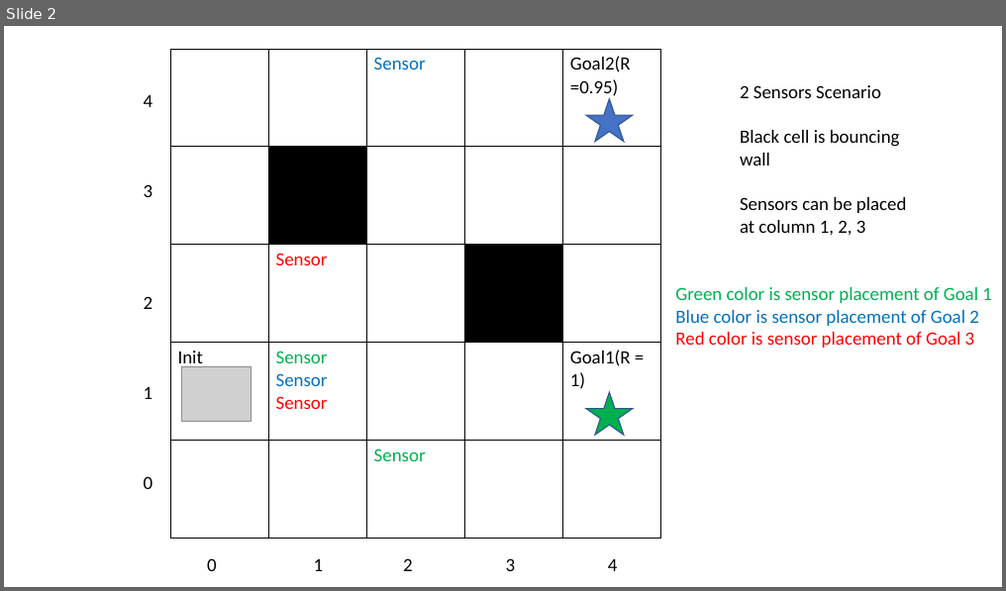
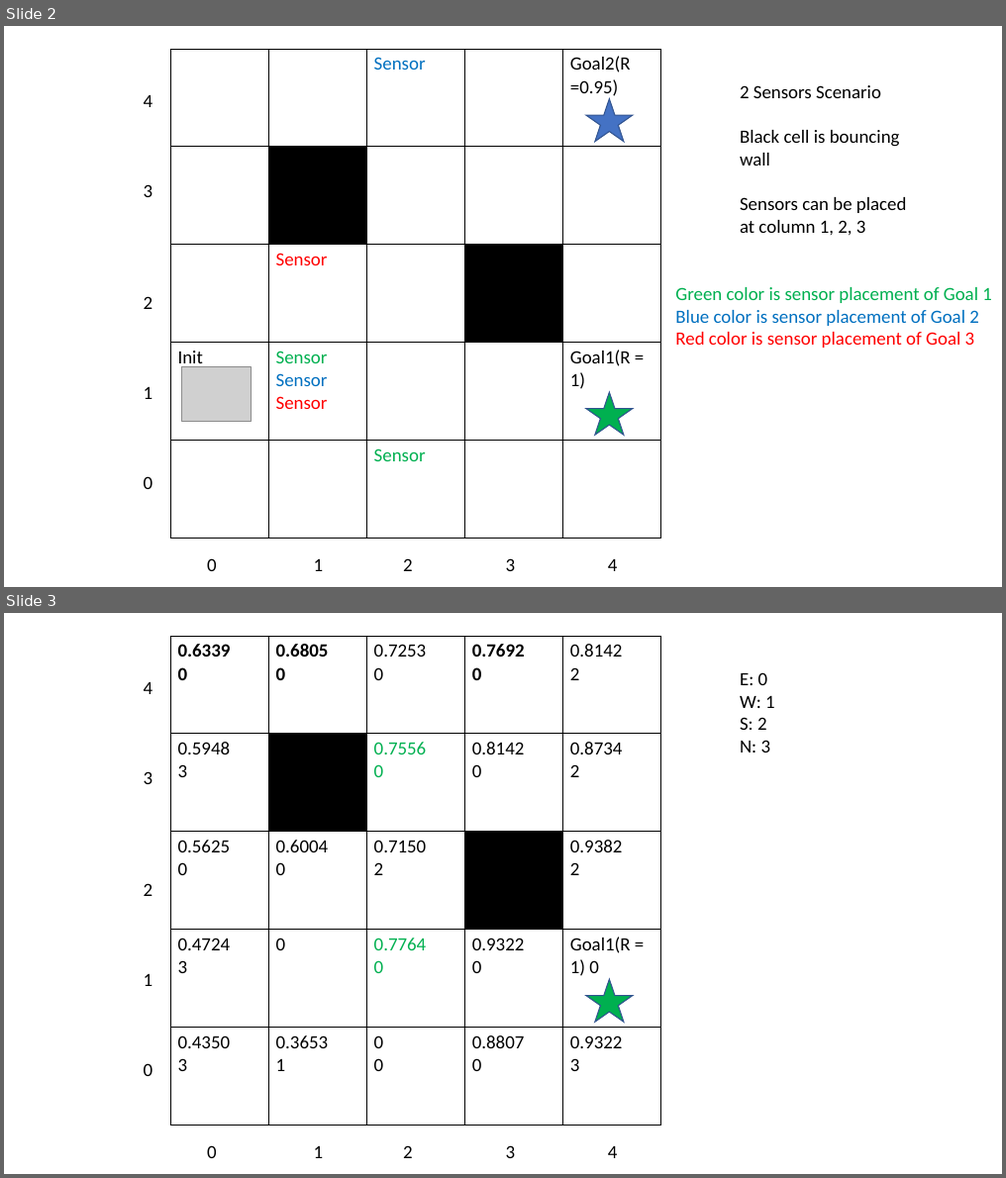
Before and after one commit to alexalvis/RobustSensorAllocation, a slide deck: Presentation1.pptx. Shown one above the other, each under a label of ours: slide 2 before the commit, slides 2 and 3 after it. The pictures are 1006x591 and 1006x1178 pixels, drawn with LibreOffice and Linux fonts; fonts in the diff are those of the drawing; grey boxes stand for pictures. Boxes give left, top, right and bottom in pixels: in the first picture for what was removed or moved away, otherwise in the second. Text is boxed around its words. In the diff, an @@ line names an element or a change of style, - is before the commit and + after.

Commit message:
Forget change ppt

```diff
--- a/Presentation1.pptx
+++ b/Presentation1.pptx
@@ slide 3 added at box(4, 613, 1002, 1174), background #FFFFFF @@
@@ table added at box(170, 636, 660, 1125), 5 rows, 5 columns @@
+0.6339 / 0 | 0.6805 / 0 | 0.7253 / 0 | 0.7692 / 0 | 0.8142 / 2
+0.5948 / 3 |  | 0.7556 / 0 | 0.8142 / 0 | 0.8734 / 2
+0.5625 / 0 | 0.6004 / 0 | 0.7150 / 2 |  | 0.9382 / 2
+0.4724 / 3 | 0 | 0.7764 / 0 | 0.9322 / 0 | Goal1(R = 1) 0
+0.4350 / 3 | 0.3653 / 1 | 0 / 0 | 0.8807 / 0 | 0.9322 / 3
@@ text added at box(144, 682, 153, 1076), 18 pt, text #000000 @@
+4
+3
+2
+1
+0
@@ text added at box(740, 672, 775, 753), 18 pt, text #000000 @@
+E: 0
+W: 1
+S: 2
+N: 3
@@ star added at box(586, 980, 633, 1023), fill #00B050, outline #325491 1 pt @@
@@ text added at box(207, 1146, 413, 1158), 18 pt, text #000000 @@
+0 1 2 3 4
```
